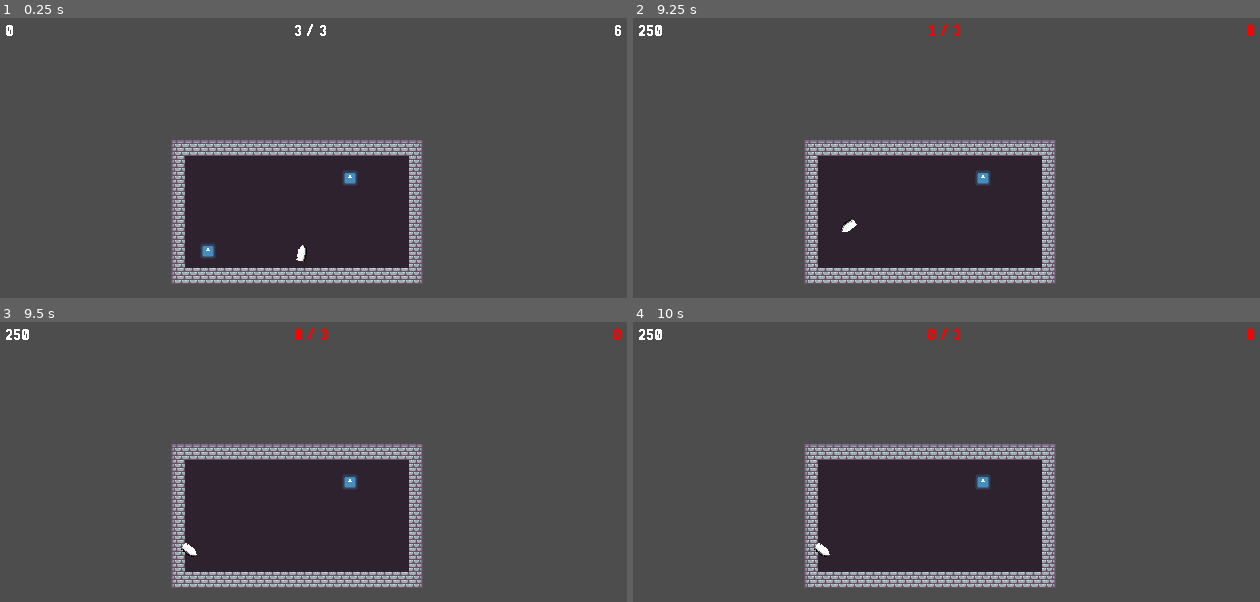
Above: before the commit, frames 1-4 (two rows, left to right).
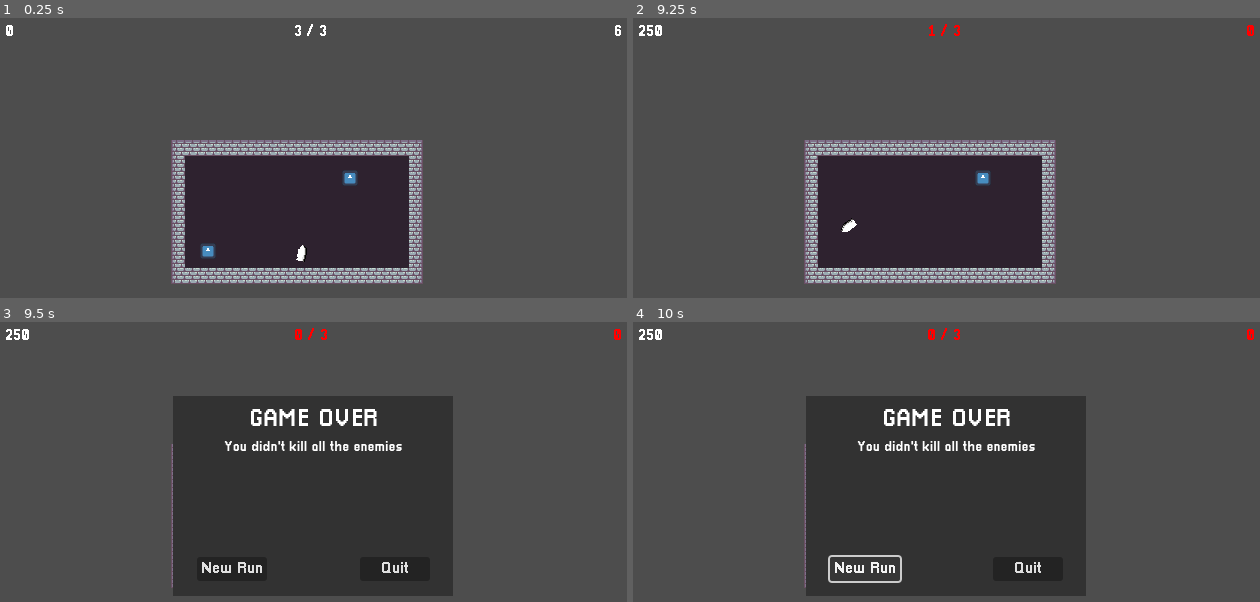
Above: after the commit, the same moments.

Repository: Thomas-Fortier/PirateJam2025
Game: Godot game, scene res://levels/playground_tom.tscn
Two runs of this game, one before a commit and one after it. Both use one fixed random seed, a clock stepped at 60 frames per second and the inputs below. This scene is started directly instead of the project's main scene. The engine's default icon, where the game draws it, is replaced by a stand-in: a white triangle on a blue panel in a dark square.
Inputs (mouse positions are in pixels of both pictures, inside the frame that each line leads up to):
- Up to frame 1 (0.25 s): no input
- Up to frame 2 (9.25 s): tap Enter at 0.5 s; move the mouse to (915, 264) at 0.52 s; click (915, 264) at 0.6 s; move the mouse to (1140, 244) at 1.27 s; click (1140, 244) at 1.35 s; move the mouse to (752, 138) at 2.02 s; click (752, 138) at 2.1 s; move the mouse to (977, 191) at 2.77 s; click (977, 191) at 2.85 s; move the mouse to (852, 102) at 3.52 s; click (852, 102) at 3.6 s; move the mouse to (1084, 174) at 4.27 s; click (1084, 174) at 4.35 s; move the mouse to (821, 211) at 5.02 s; click (821, 211) at 5.1 s; move the mouse to (1009, 113) at 5.77 s; click (1009, 113) at 5.85 s; move the mouse to (915, 264) at 6.52 s; click (915, 264) at 6.6 s; move the mouse to (1140, 244) at 7.27 s; click (1140, 244) at 7.35 s; move the mouse to (752, 138) at 8.02 s; click (752, 138) at 8.1 s; move the mouse to (977, 191) at 8.77 s; click (977, 191) at 8.85 s
- Up to frame 3 (9.5 s): no input
- Up to frame 4 (10 s): click (864, 568) at 9.5 s, where only the run after the commit has a clickable "New Run"

Frames 1-2 are identical in both runs. In frame 3, 18% of the frame differs, in the area x 27-73%, y 26-98%; in frame 4, 18%.

Commit message:
Added basic game over pop up with no functionality

Diff:
--- a/src/levels/playground_jon.tscn
+++ b/src/levels/playground_jon.tscn
@@ -421,7 +421,7 @@
 floor_constant_speed = true
 script = ExtResource("6_wlcvq")
 speed = 3000.0
-movement_interval = Array[float]([1.0, 1.5, 2.0])
+movement_interval = Array[float]([3.0, 4.0, 5.0])
 points_on_kill = 250
 
 [node name="Timer" type="Timer" parent="MovingEnemy"]
--- a/src/scripts/globals/game_manager.gd
+++ b/src/scripts/globals/game_manager.gd
@@ -11,6 +11,8 @@
 @export_category("Dependencies")
 ## The main bullet that the player controls.
 @export var bullet: Bullet = null
+## The reference to the game over panel scene.
+@export var game_over_scene: PackedScene = preload("res://ui/popups/game_over_panel/game_over_panel.tscn")
 
 @export_category("Stats")
 ## The number of max turns the bullet has.
@@ -86,4 +88,5 @@
 	if did_win:
 		print("You won!")
 	else:
-		print("You lost.")
+		var instance: Panel = game_over_scene.instantiate()
+		add_child(instance)
--- /dev/null
+++ b/src/ui/popups/game_over_panel/game_over_panel.tscn
@@ -0,0 +1,110 @@
+[gd_scene load_steps=5 format=3 uid="uid://bqqug1imgomcw"]
+
+[ext_resource type="FontFile" uid="uid://c4arg06qh2sqx" path="res://assets/fonts/pixellari.ttf" id="1_xqnm3"]
+
+[sub_resource type="StyleBoxFlat" id="StyleBoxFlat_4ky7e"]
+bg_color = Color(0.194349, 0.194349, 0.194349, 1)
+
+[sub_resource type="LabelSettings" id="LabelSettings_2kg0p"]
+font = ExtResource("1_xqnm3")
+font_size = 24
+shadow_size = 0
+
+[sub_resource type="LabelSettings" id="LabelSettings_3oegv"]
+font = ExtResource("1_xqnm3")
+font_size = 14
+
+[node name="GameOverPanel" type="Panel"]
+z_index = 99
+anchors_preset = 8
+anchor_left = 0.5
+anchor_top = 0.5
+anchor_right = 0.5
+anchor_bottom = 0.5
+offset_left = -140.0
+offset_top = -100.0
+offset_right = 140.0
+offset_bottom = 100.0
+grow_horizontal = 2
+grow_vertical = 2
+theme_override_styles/panel = SubResource("StyleBoxFlat_4ky7e")
+
+[node name="Margin" type="MarginContainer" parent="."]
+layout_mode = 1
+anchors_preset = 15
+anchor_right = 1.0
+anchor_bottom = 1.0
+grow_horizontal = 2
+grow_vertical = 2
+theme_override_constants/margin_left = 12
+theme_override_constants/margin_top = 12
+theme_override_constants/margin_right = 11
+theme_override_constants/margin_bottom = 12
+
+[node name="Viewport" type="Control" parent="Margin"]
+layout_mode = 2
+
+[node name="Title" type="Label" parent="Margin/Viewport"]
+layout_mode = 1
+anchors_preset = 10
+anchor_right = 1.0
+offset_bottom = 23.0
+grow_horizontal = 2
+text = "GAME OVER"
+label_settings = SubResource("LabelSettings_2kg0p")
+horizontal_alignment = 1
+
+[node name="Text" type="Label" parent="Margin/Viewport"]
+layout_mode = 1
+anchors_preset = 5
+anchor_left = 0.5
+anchor_right = 0.5
+offset_left = -102.0
+offset_top = 32.0
+offset_right = 102.0
+offset_bottom = 55.0
+grow_horizontal = 2
+text = "You didn't kill all the enemies"
+label_settings = SubResource("LabelSettings_3oegv")
+horizontal_alignment = 1
+
+[node name="Buttons" type="Control" parent="Margin/Viewport"]
+layout_mode = 1
+anchors_preset = 12
+anchor_top = 1.0
+anchor_right = 1.0
+anchor_bottom = 1.0
+offset_top = -31.0
+grow_horizontal = 2
+grow_vertical = 0
+
+[node name="NewRunButton" type="Button" parent="Margin/Viewport/Buttons"]
+layout_mode = 1
+anchors_preset = 4
+anchor_top = 0.5
+anchor_bottom = 0.5
+offset_left = 12.0
+offset_top = -12.0
+offset_right = 82.0
+offset_bottom = 12.0
+grow_vertical = 2
+theme_override_fonts/font = ExtResource("1_xqnm3")
+theme_override_font_sizes/font_size = 16
+text = "New Run"
+
+[node name="QuitButton" type="Button" parent="Margin/Viewport/Buttons"]
+layout_mode = 1
+anchors_preset = 6
+anchor_left = 1.0
+anchor_top = 0.5
+anchor_right = 1.0
+anchor_bottom = 0.5
+offset_left = -82.0
+offset_top = -12.0
+offset_right = -12.0
+offset_bottom = 12.0
+grow_horizontal = 0
+grow_vertical = 2
+theme_override_fonts/font = ExtResource("1_xqnm3")
+theme_override_font_sizes/font_size = 16
+text = "Quit"
